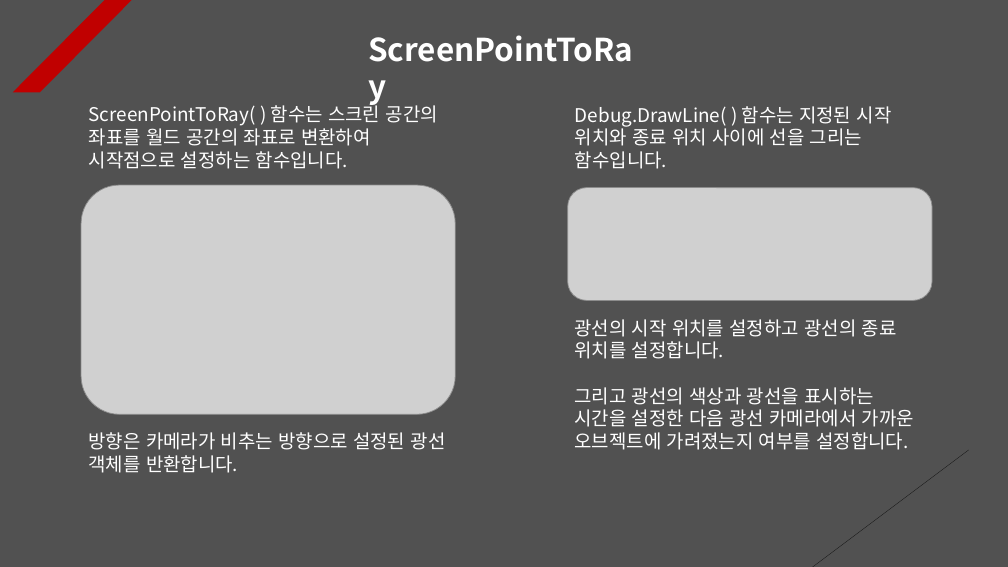
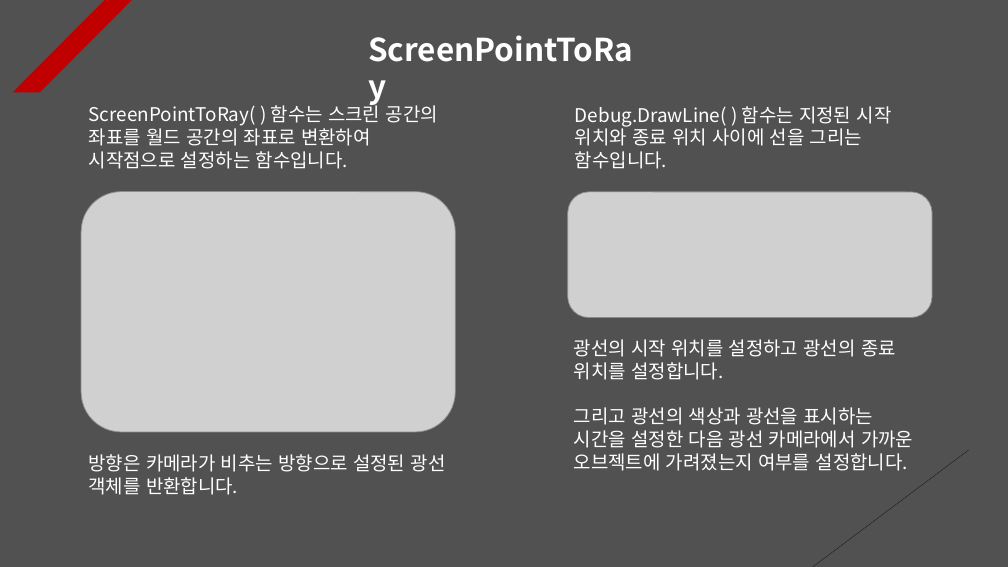
Before and after one commit to Unity2033/3D-UnityEngine, a slide deck: slide 6 of Assets/Class/Raycast/PPT Data/RayCast Example.pptx. Drawn at 1008x567 pixels with LibreOffice and Linux fonts; fonts in the diff are those of the drawing; grey boxes stand for pictures. Boxes give left, top, right and bottom in pixels: in the first picture for what was removed or moved away, otherwise in the second. Text is boxed around its words. In the diff, an @@ line names an element or a change of style, - is before the commit and + after.

```diff
--- a/Assets/Class/Raycast/PPT Data/RayCast Example.pptx
+++ b/Assets/Class/Raycast/PPT Data/RayCast Example.pptx
@@ picture: place and size @@
-picture at <box>81,185,455,414</box>
+picture at <box>81,191,455,432</box>
@@ picture: place and size @@
-picture at <box>568,188,932,300</box>
+picture at <box>568,192,932,318</box>
@@ text "광선의 시작 위치를 설정하고 광선의 ...": place and size @@
-text "광선의 시작 위치를 설정하고 광선의 ..." at <box>575,319,914,450</box>
+text "광선의 시작 위치를 설정하고 광선의 ..." at <box>574,339,913,471</box>
@@ text "방향은 카메라가 비추는 방향으로 설정된 ...": place and size @@
-text "방향은 카메라가 비추는 방향으로 설정된 ..." at <box>89,432,446,473</box>
+text "방향은 카메라가 비추는 방향으로 설정된 ..." at <box>89,454,446,495</box>
```
Also in this commit, not shown: 2 other slides changed, 3 other files.
